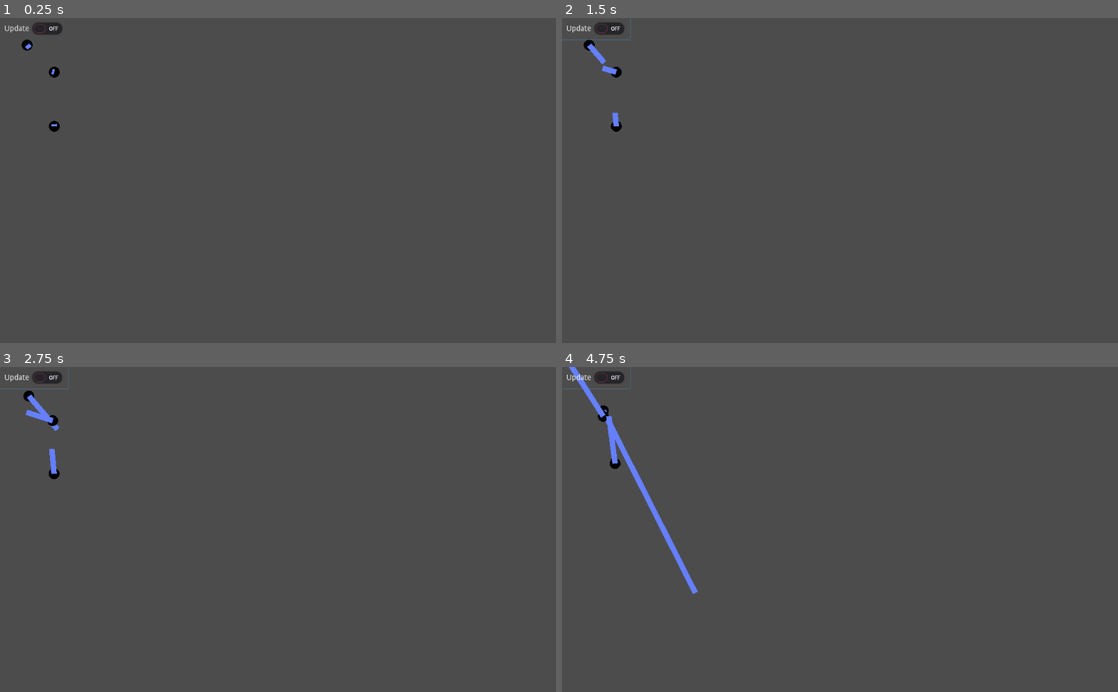
Above: before the commit, frames 1-4 (two rows, left to right).
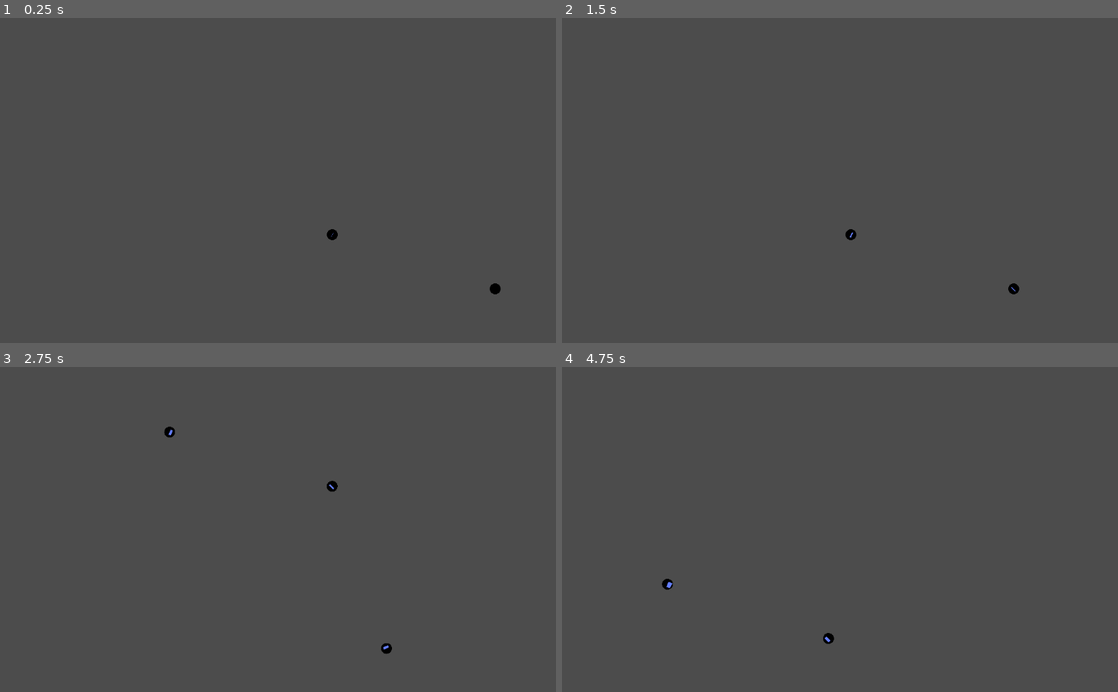
Above: after the commit, the same moments.

Repository: anatom3000/Gravit-Rebirth
Game: Godot game, scene res://Main.tscn
Same seed, same stepped clock (60 frames per second), same inputs: the game is played once before the commit and once after it.
Inputs (mouse positions are in pixels of both pictures, inside the frame that each line leads up to):
- Up to frame 1 (0.25 s): no input
- Up to frame 2 (1.5 s): click (595, 27) at 0.5 s, where only the run before the commit has a clickable "Update"; tap Enter at 1.25 s; hold Right (ui_right) from 1.28 s (still down)
- Up to frame 3 (2.75 s): release Right (ui_right) at 2.03 s; hold Down (ui_down) from 2.03 s (still down)
- Up to frame 4 (4.75 s): release Down (ui_down) at 2.78 s; hold Right (ui_right) 2.78-3.53 s; hold Up (ui_up) 3.53-4.28 s; hold Left (ui_left) from 4.28 s (still down)

The runs differ from the first frame. In frame 1, 0.5% of the frame differs, in the area x 0-90%, y 1-86%; in frame 2, 0.6%; in frame 3, 0.8%; in frame 4, 1.4%, in the area x 0-49%, y 0-86%.

Commit message:
Added camera system

Diff:
--- /dev/null
+++ b/CameraHandler.gd
@@ -0,0 +1,26 @@
+extends Node2D
+
+
+# Declare member variables here. Examples:
+# var a = 2
+# var b = "text"
+
+export var zoom_factor = 2
+
+func _process(delta):
+	var velocity = Vector2()  # The player's movement vector.
+	if Input.is_action_pressed("ui_right"):
+		velocity.x += 1
+	if Input.is_action_pressed("ui_left"):
+		velocity.x -= 1
+	if Input.is_action_pressed("ui_down"):
+		velocity.y += 1
+	if Input.is_action_pressed("ui_up"):
+		velocity.y -= 1
+	if Input.is_action_pressed("ui_page_down"):
+		$Camera2D.zoom *= zoom_factor
+	if Input.is_action_pressed("ui_page_down"):
+		$Camera2D.zoom /= zoom_factor
+	if velocity.length() > 0:
+		velocity = velocity.normalized() * 400
+	position += velocity * delta
--- /dev/null
+++ b/CameraHandler.tscn
@@ -0,0 +1,9 @@
+[gd_scene load_steps=2 format=2]
+
+[ext_resource path="res://CameraHandler.gd" type="Script" id=1]
+
+[node name="CameraHandler" type="Node2D"]
+script = ExtResource( 1 )
+
+[node name="Camera2D" type="Camera2D" parent="."]
+current = true
--- a/Main.tscn
+++ b/Main.tscn
@@ -1,19 +1,12 @@
-[gd_scene load_steps=3 format=2]
+[gd_scene load_steps=4 format=2]
 
 [ext_resource path="res://Main.gd" type="Script" id=1]
 [ext_resource path="res://Simulation.tscn" type="PackedScene" id=2]
+[ext_resource path="res://CameraHandler.tscn" type="PackedScene" id=3]
 
 [node name="Main" type="Node"]
 script = ExtResource( 1 )
 
 [node name="Simulation" parent="." instance=ExtResource( 2 )]
 
-[node name="CheckButton" type="CheckButton" parent="."]
-margin_right = 76.0
-margin_bottom = 40.0
-text = "Update"
-align = 1
-__meta__ = {
-"_edit_use_anchors_": false
-}
-[connection signal="toggled" from="CheckButton" to="." method="_on_CheckButton_toggled"]
+[node name="CameraHandler" parent="." instance=ExtResource( 3 )]
--- a/Simulation.gd
+++ b/Simulation.gd
@@ -5,14 +5,14 @@
 export var gravity_strenth = 20 # was 6.67408e-2
 
 func _ready():
-	add_body(10, Vector2(50, 50))
+	add_body(10, Vector2(500, 500))
 	add_body(10, Vector2(100, 100))
-	add_body(10, Vector2(100, 200))
+	add_body(10, Vector2(400, 200))
 
 func calculate_forces(pos_a, pos_b, m_a, m_b):
 	var distance = pos_a.distance_squared_to(pos_b)
 	var unit = pos_a.direction_to(pos_b)
-	var f = gravity_strenth * m_a * m_b / distance * pos_a.direction_to(pos_b)
+	var f = gravity_strenth * m_a * m_b / distance * unit
 	return f
 
 func add_body(mass, position, velocity=Vector2(), radius=-1):
@@ -34,13 +34,13 @@
 			body.set_mode(RigidBody2D.MODE_RIGID)
 
 func _process(_delta):
-	for body in get_children():
-		for body_i in get_children():
-			if body.position != body_i.position:
-				body.add_force(Vector2(), calculate_forces(
-					body.position,
-					body_i.position,
-					body.mass,
-					body_i.mass
-				))
+		for body in get_children():
+			for body_i in get_children():
+				if body.position != body_i.position:
+					body.add_force(Vector2(), calculate_forces(
+						body.position,
+						body_i.position,
+						body.mass,
+						body_i.mass
+					))
 		#print(body.position)
